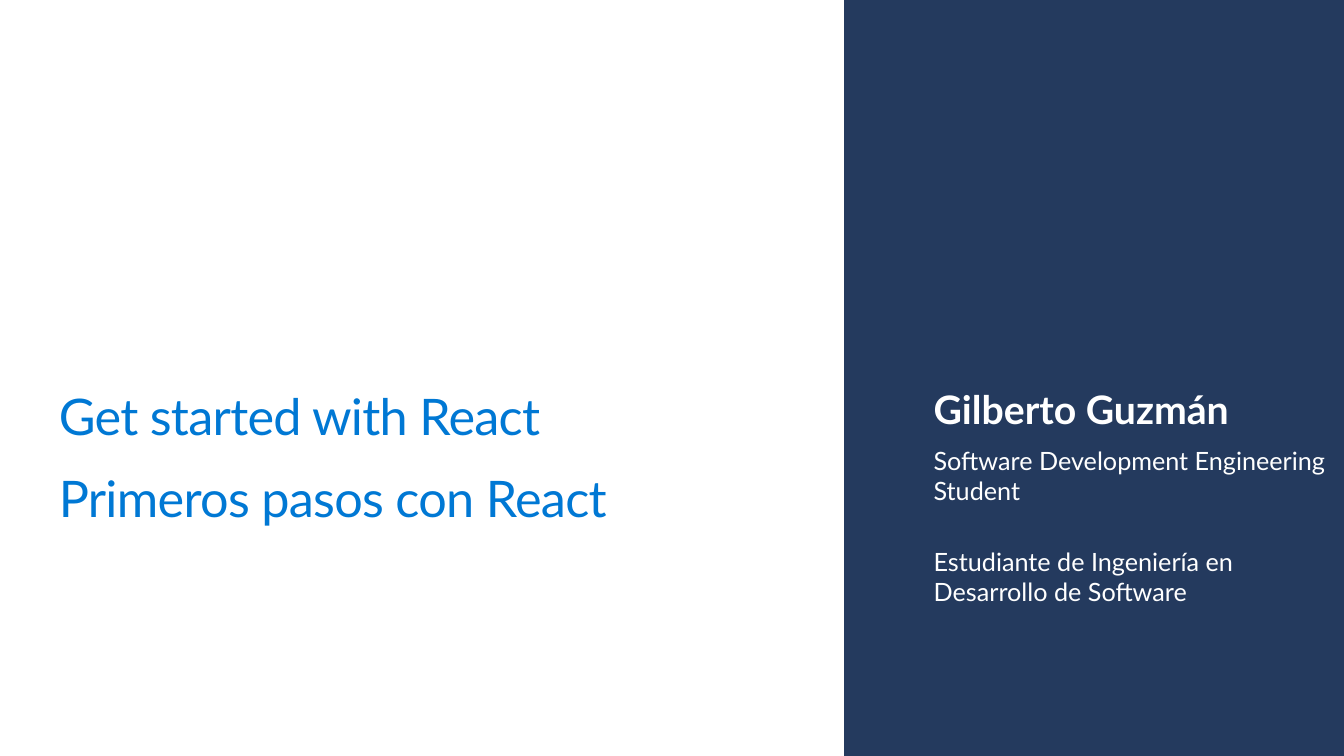
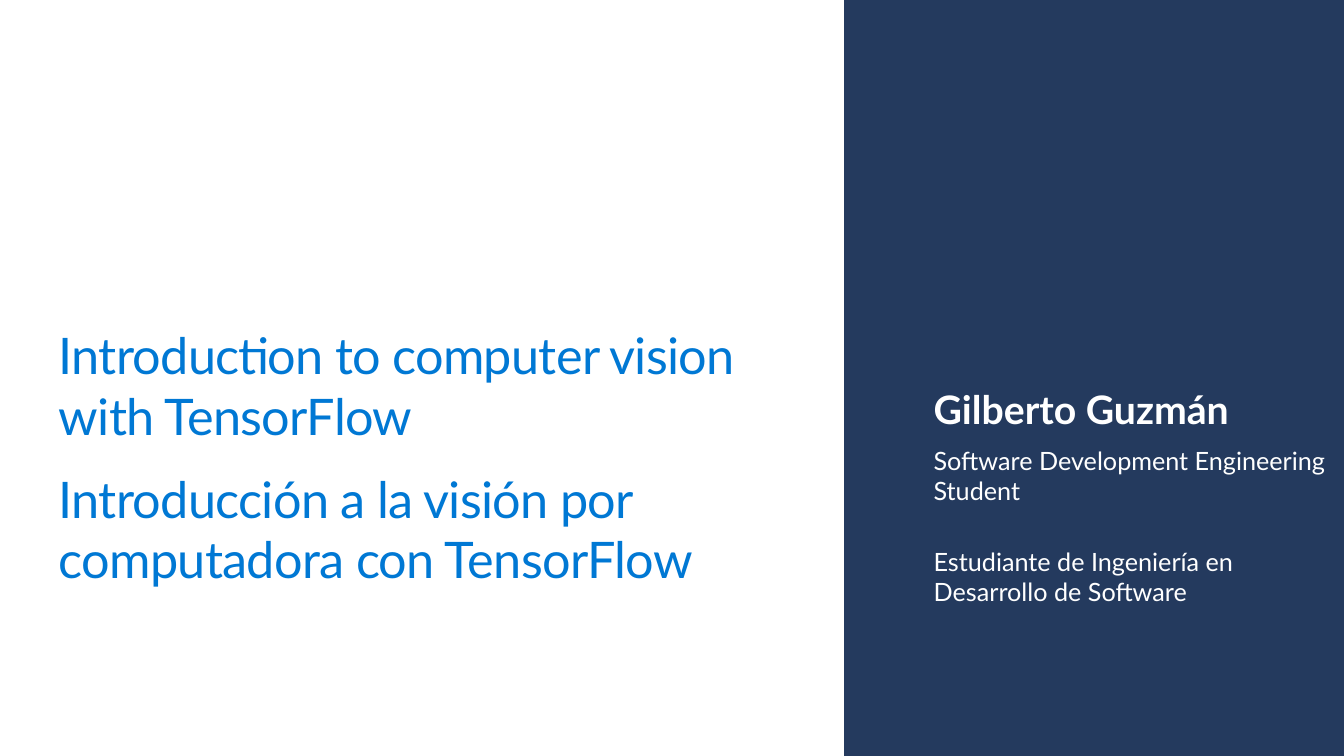
Before and after one commit to Gilberto-Guzman-Student-Ambassadors/Introduction_to_Computer_Vision_with_TensorFlow, a slide deck: slide 2 of presentation/slides.pptx. Drawn at 1344x756 pixels with LibreOffice and Linux fonts; fonts in the diff are those of the drawing; background and template pictures are left out. Boxes give left, top, right and bottom in pixels: in the first picture for what was removed or moved away, otherwise in the second. Text is boxed around its words. In the diff, an @@ line names an element or a change of style, - is before the commit and + after.

```diff
--- a/presentation/slides.pptx
+++ b/presentation/slides.pptx
@@ title at [59,337,735,436]: text changed @@
-Get started with React
+Introduction to computer vision with TensorFlow
@@ text at [59,481,693,587]: text changed @@
-Primeros pasos con React
+Introducción a la visión por computadora con TensorFlow
```
Also in this commit, not shown: 2 other slides changed, 12 slides added, 8 slides removed, 1 other file.
